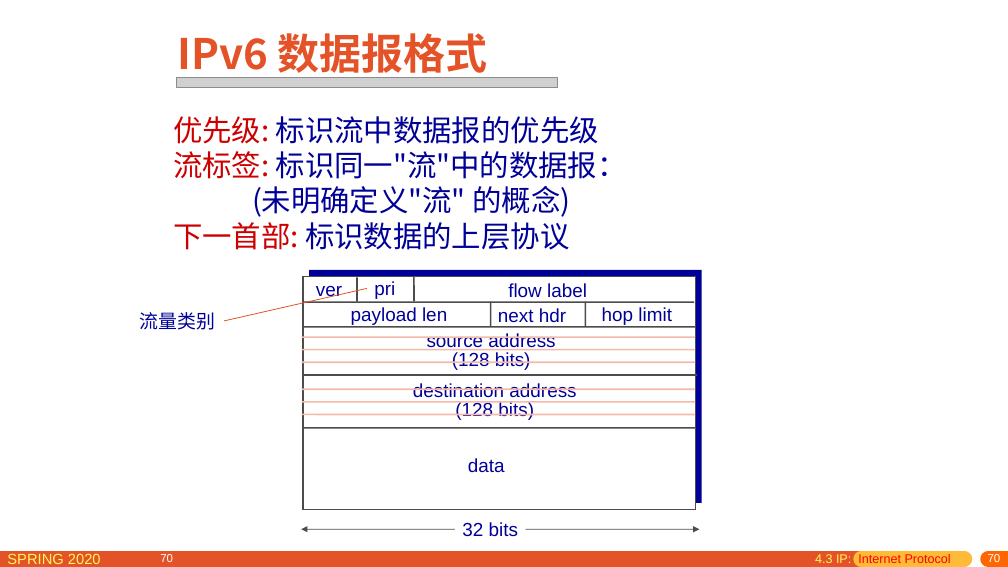
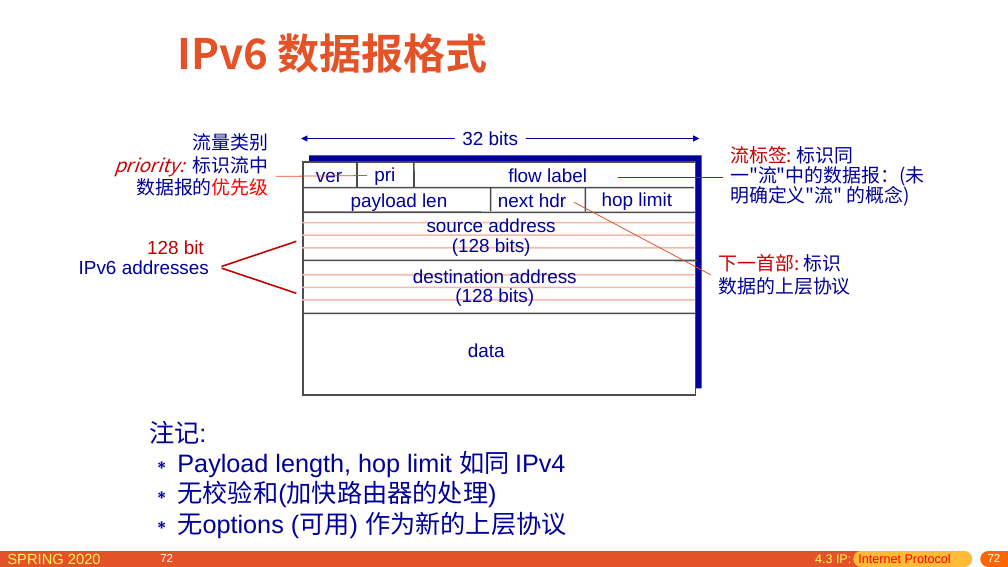
Before and after one commit to network-distributed/presentations, a slide deck: slide 72 of chapter4_cn.pptx (slide 70 before the commit). Drawn at 1008x567 pixels with LibreOffice and Linux fonts; fonts in the diff are those of the drawing; grey boxes stand for pictures. Boxes give left, top, right and bottom in pixels: in the first picture for what was removed or moved away, otherwise in the second. Text is boxed around its words. In the diff, an @@ line names an element or a change of style, - is before the commit and + after.

```diff
--- a/chapter4_cn.pptx
+++ b/chapter4_cn.pptx
@@ picture removed at box(176, 77, 557, 87) @@
@@ text added at box(114, 133, 269, 196), 18 pt, text #000099 @@
+流量类别
+priority: 标识流中数据报的优先级
@@ double arrow moved from (301, 529) - (699, 529) to (301, 138) - (699, 138) @@
@@ double arrow (301, 138) - (699, 138): stroke #4C4C4C 0.75 pt to #000099 0.75 pt @@
@@ rectangle "32 bits": place and size @@
-rectangle "32 bits" at box(455, 513, 526, 544)
+rectangle "32 bits" at box(455, 123, 526, 153)
@@ text at box(730, 146, 924, 206): text changed; size 28 to 18 pt @@
-优先级: 标识流中数据报的优先级
-流标签: 标识同一"流"中的数据报：
-(未明确定义"流" 的概念)
-下一首部: 标识数据的上层协议
+流标签: 标识同一"流"中的数据报：(未明确定义"流" 的概念)
@@ line added from (276, 176) to (367, 175), #E44F22 0.75 pt @@
@@ line added from (619, 178) to (723, 178), #C00000 1.5 pt @@
@@ line added from (574, 202) to (712, 275), #E44F22 0.75 pt @@
@@ 14 lines, 9 texts, 2 rectangles: place and size @@
-14 lines, 9 texts, 2 rectangles at box(302, 270, 702, 510)
+14 lines, 9 texts, 2 rectangles at box(302, 155, 702, 395)
@@ text added at box(79, 240, 209, 275), 18 pt, text #000099 @@
+128 bit
+IPv6 addresses
@@ line added from (222, 268) to (296, 293), #C00000 1.5 pt @@
@@ line added from (222, 266) to (296, 241), #C00000 1.5 pt @@
@@ text added at box(719, 254, 851, 295), 18 pt, text #000099 @@
+下一首部: 标识数据的上层协议
@@ line removed from (224, 321) to (367, 289) @@
@@ text removed at box(140, 312, 216, 330) @@
-流量类别
@@ text added at box(149, 421, 567, 539), 24 pt, text #000099 @@
+注记:
+∗ Payload length, hop limit 如同 IPv4
+∗ 无校验和(加快路由器的处理)
+∗ 无options (可用) 作为新的上层协议
@@ page number at box(160, 554, 173, 562): text changed @@
-70
+72
@@ page number at box(988, 554, 1001, 562): text changed @@
-70
+72
```
Also in this commit, not shown: 27 other slides changed, 9 slides added, 4 other files.
